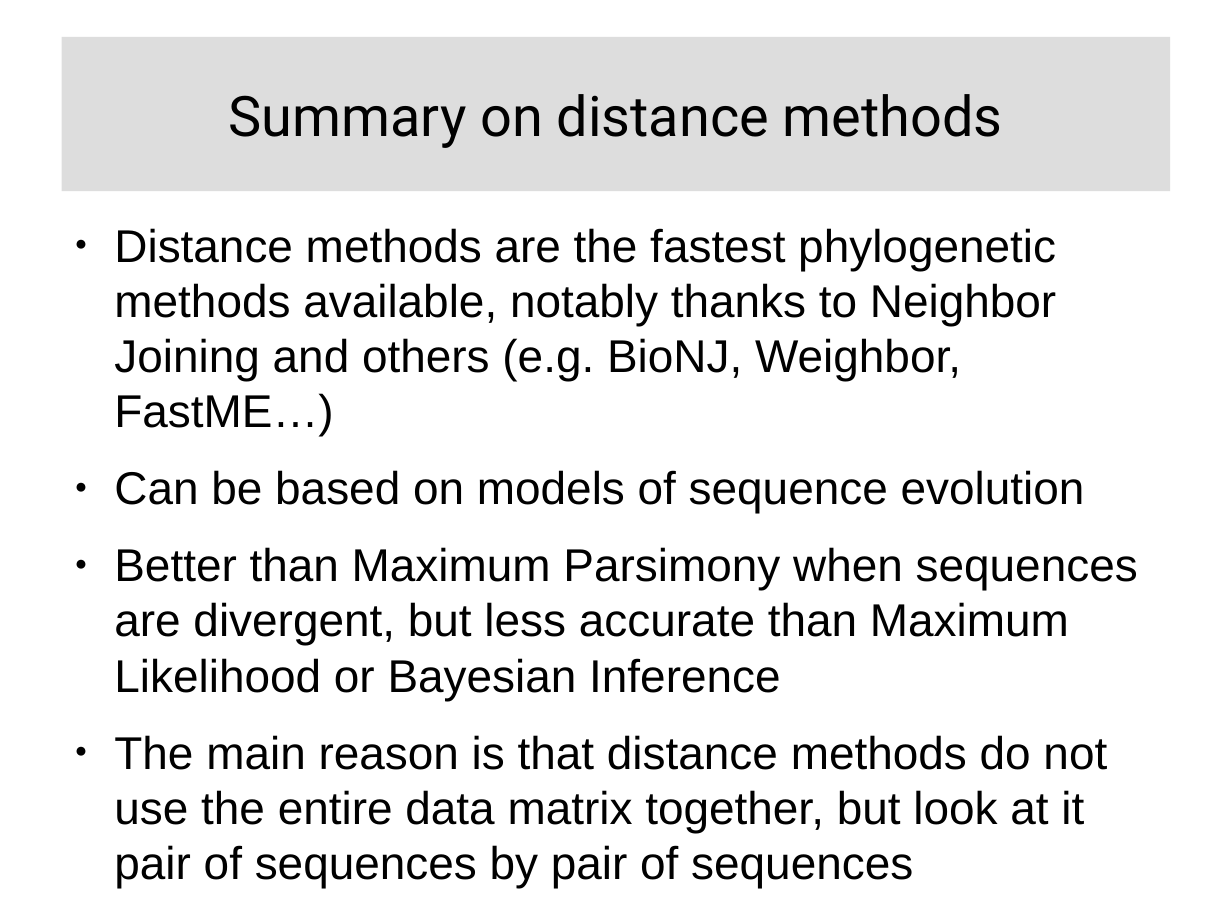
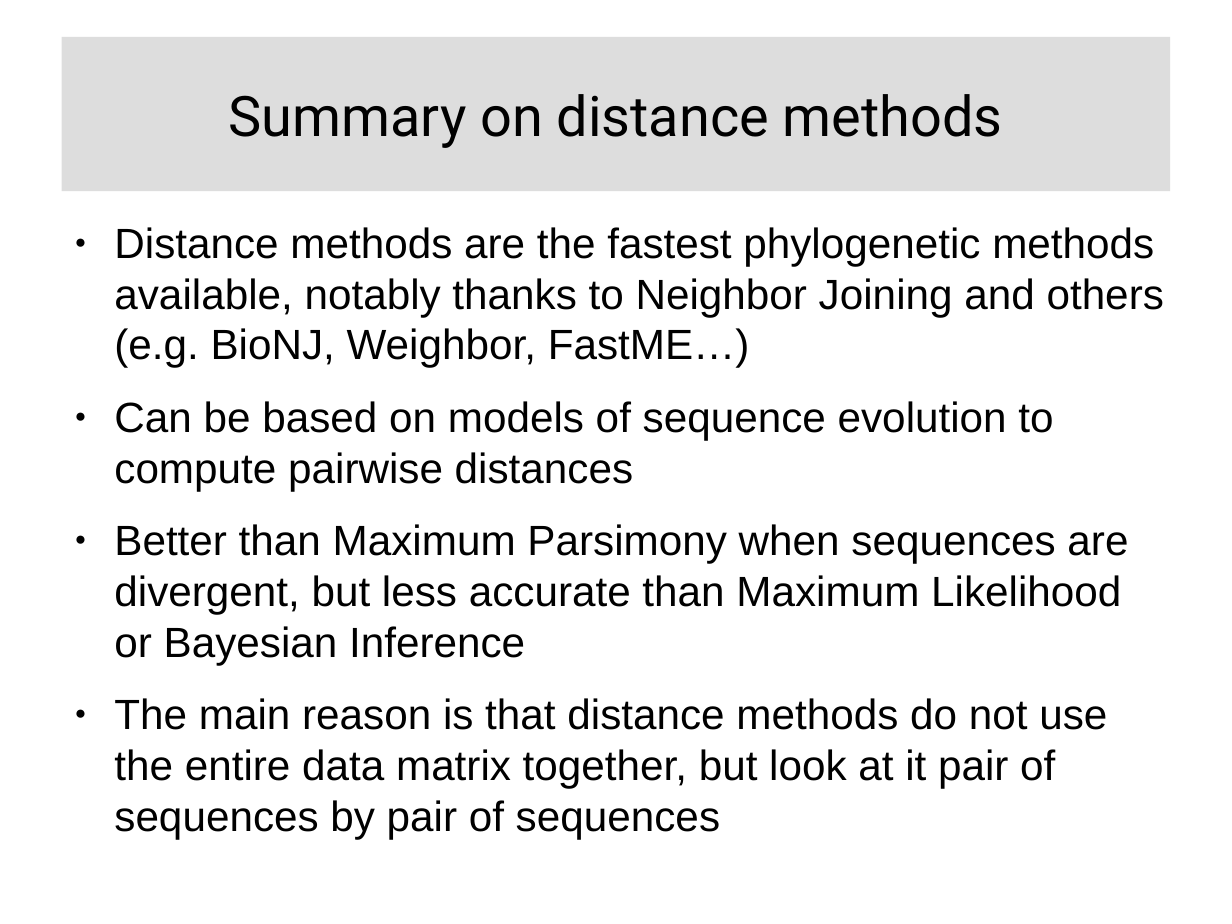
Before and after one commit to Boussau/boussau.github.io, a slide deck: slide 55 of COME_courses/Cambridge_2022/2_optimality_criteria/Presentation_Criteria_DistanceMethods.odp (slide 32 before the commit). Drawn at 1232x924 pixels with LibreOffice and Linux fonts; fonts in the diff are those of the drawing. Boxes give left, top, right and bottom in pixels: in the first picture for what was removed or moved away, otherwise in the second. Text is boxed around its words. In the diff, an @@ line names an element or a change of style, - is before the commit and + after.

```diff
--- a/COME_courses/Cambridge_2022/2_optimality_criteria/Presentation_Criteria_DistanceMethods.odp
+++ b/COME_courses/Cambridge_2022/2_optimality_criteria/Presentation_Criteria_DistanceMethods.odp
@@ text at bbox=[114, 227, 1164, 839]: size 29.6 to 27.2 pt in "Distance methods are the fastest phylogenetic methods ...", "Better than Maximum Parsimony when sequences are ...", "The main reason is that distance methods ..." @@
@@ text at bbox=[114, 401, 1053, 491]: text changed; size 29.6 to 27.2 pt @@
-● Can be based on models of sequence evolution
+● Can be based on models of sequence evolution to compute pairwise distances
```
Also in this commit, not shown: 15 other slides changed, 56 slides added.
